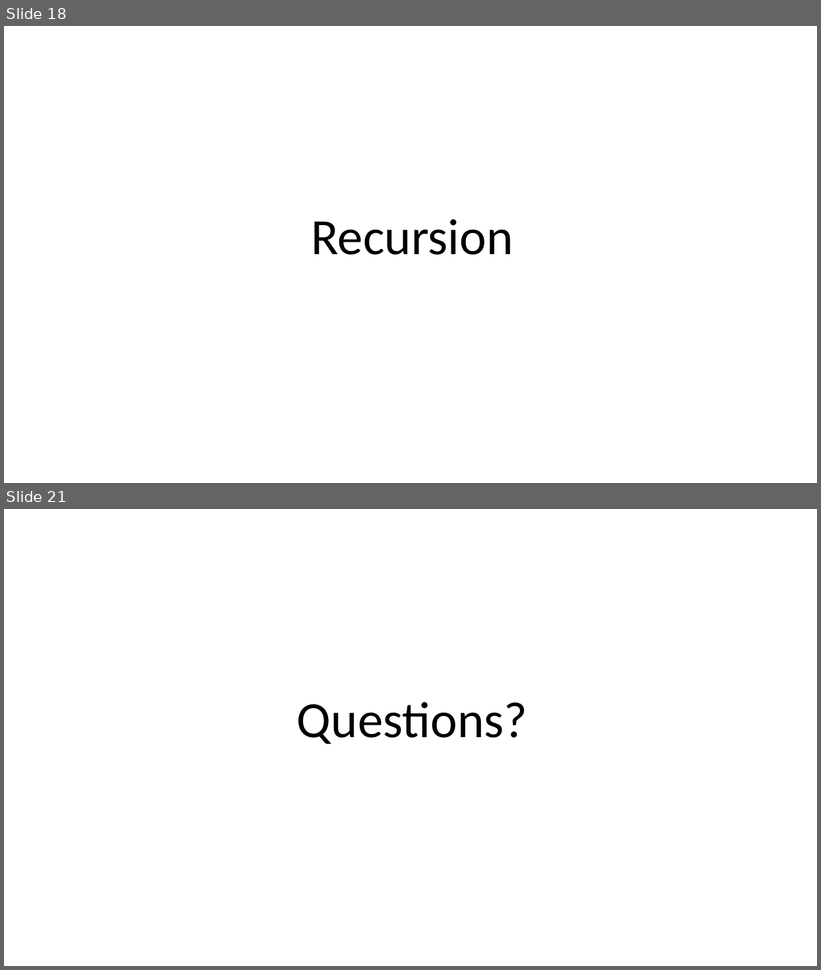
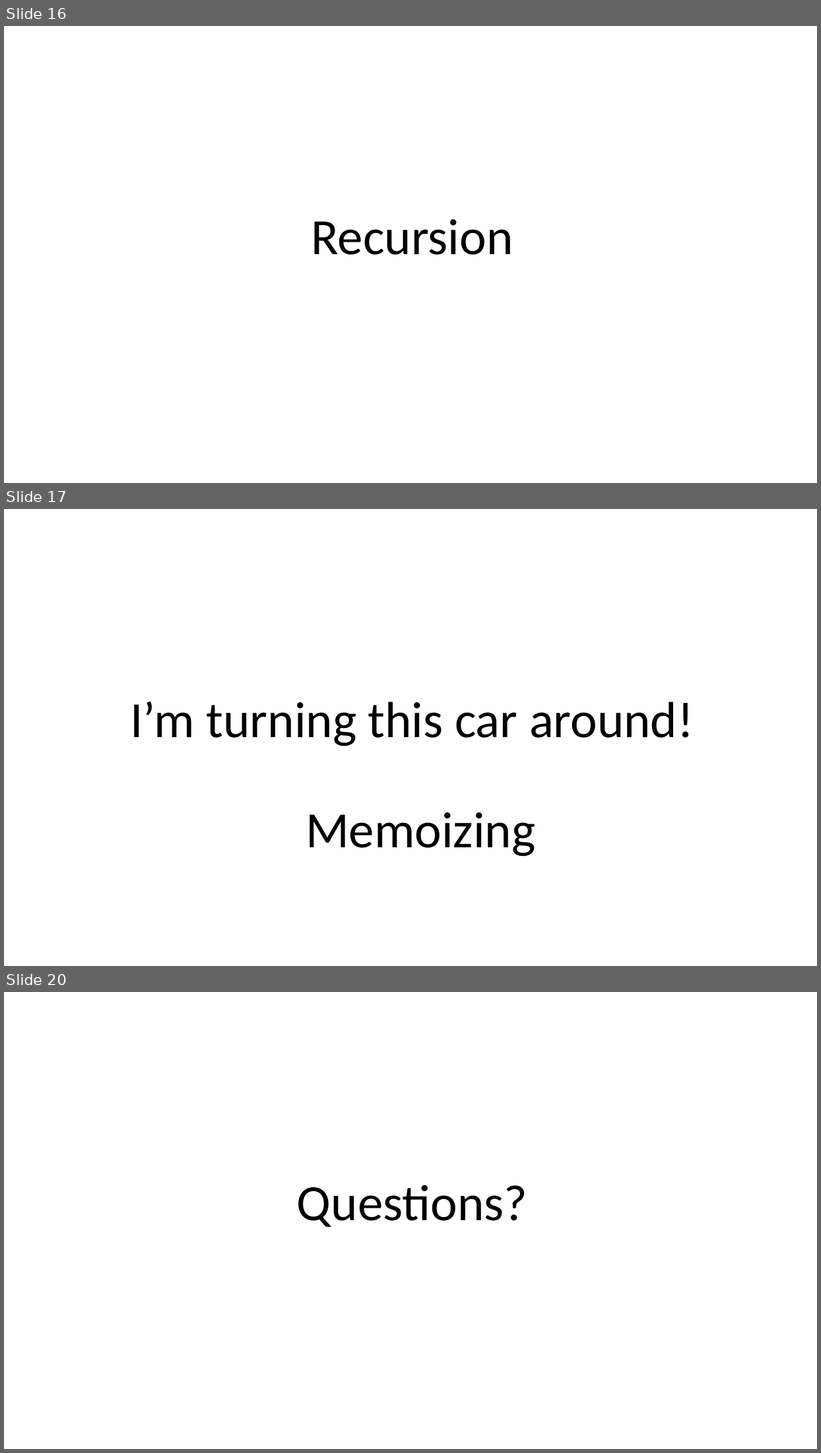
Before and after one commit to armadilloNik/FunctionalCSharpSig, a slide deck: slides/FpViaCSharp.pptx. Shown one above the other, each under a label of ours: slides 18 and 21 before the commit, slides 16, 17 and 20 after it; the slides between them are not shown. The pictures are 821x970 and 821x1453 pixels, drawn with LibreOffice and Linux fonts; fonts in the diff are those of the drawing. Boxes give left, top, right and bottom in pixels: in the first picture for what was removed or moved away, otherwise in the second. Text is boxed around its words. In the diff, an @@ line names an element or a change of style, - is before the commit and + after.

```diff
--- a/slides/FpViaCSharp.pptx
+++ b/slides/FpViaCSharp.pptx
@@ slide 17 added at <box>4,509,817,966</box>, background #FFFFFF @@
@@ title added at <box>130,702,694,747</box>, 60 pt, text #000000 @@
+I’m turning this car around!
@@ text added at <box>306,813,535,857</box>, 60 pt, text #000000 @@
+Memoizing
@@ what was slide 18 is now slide 16 @@
@@ what was slide 21 is now slide 20 @@
```
Also in this commit, not shown: 4 slides changed, 1 other slide added, 3 slides removed, 14 other files.
